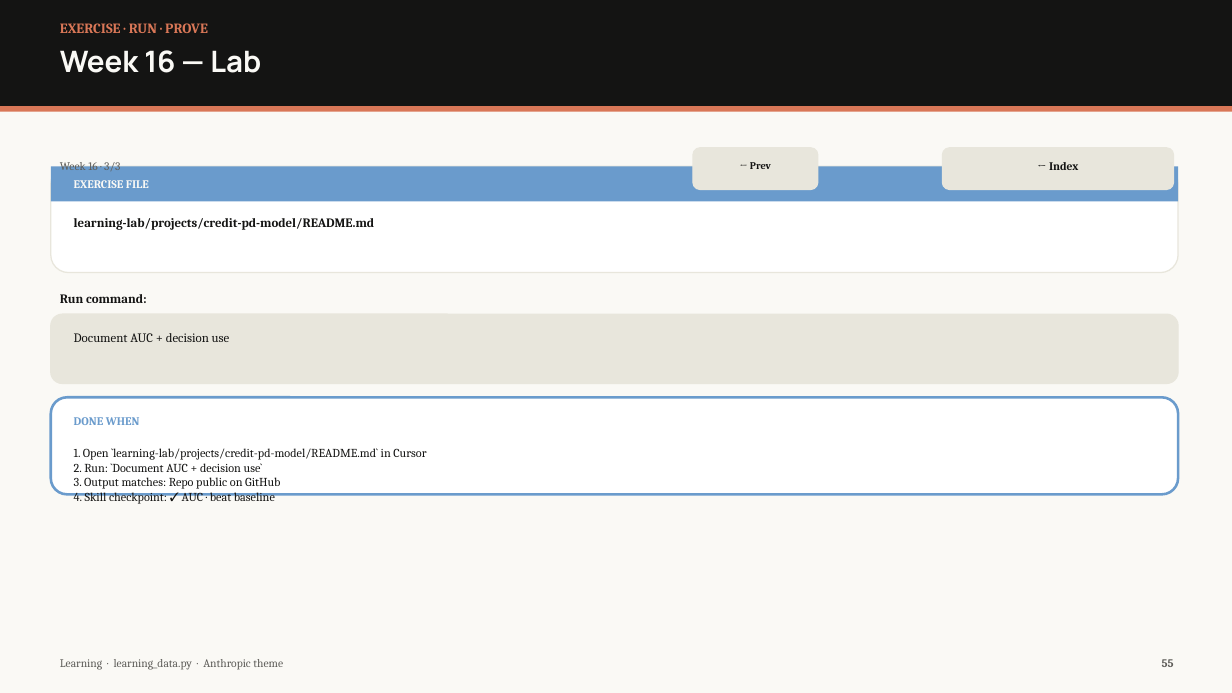
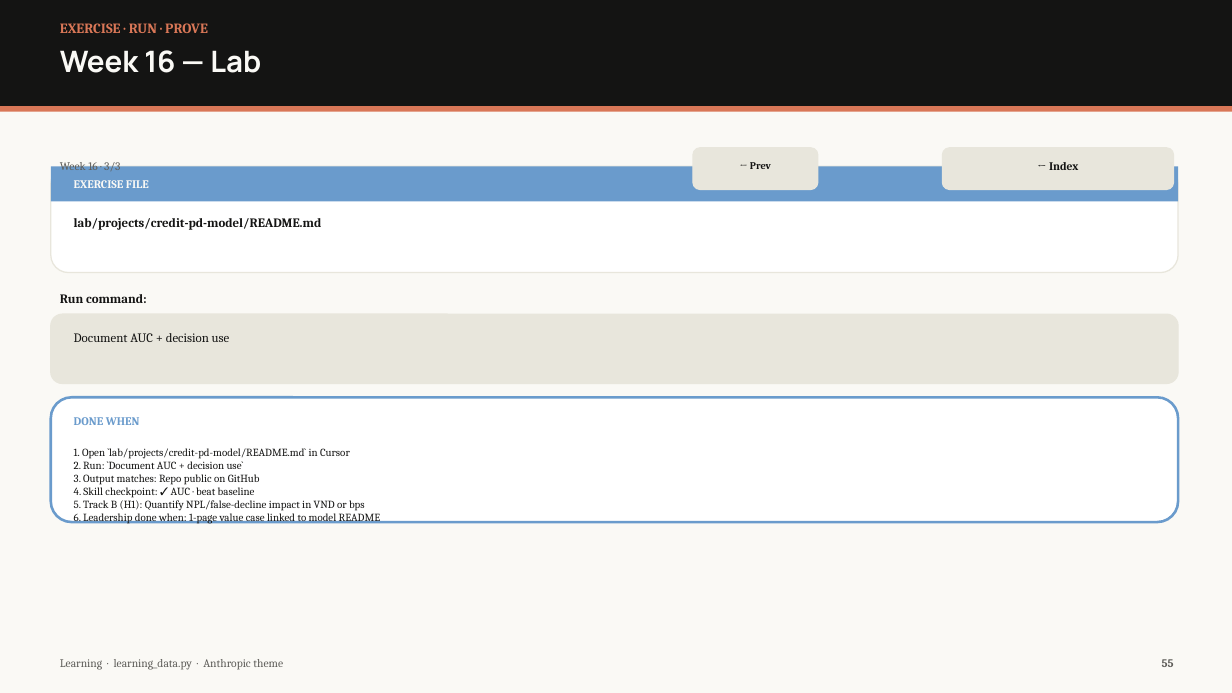
Before and after one commit to taiphan/learning, a slide deck: slide 55 of exports/learning/Learning-Master-Slides.pptx. Drawn at 1232x693 pixels with LibreOffice and Linux fonts; fonts in the diff are those of the drawing. Boxes give left, top, right and bottom in pixels: in the first picture for what was removed or moved away, otherwise in the second. Text is boxed around its words. In the diff, an @@ line names an element or a change of style, - is before the commit and + after.

```diff
--- a/exports/learning/Learning-Master-Slides.pptx
+++ b/exports/learning/Learning-Master-Slides.pptx
@@ text at bbox=[74, 218, 322, 230]: text changed @@
-learning-lab/projects/credit-pd-model/README.md
+lab/projects/credit-pd-model/README.md
@@ rounded rectangle: place and size @@
-rounded rectangle at bbox=[51, 397, 1178, 494]
+rounded rectangle at bbox=[51, 397, 1178, 522]
@@ text at bbox=[74, 448, 380, 524]: text changed; size 9.5 to 8.5 pt @@
-1. Open `learning-lab/projects/credit-pd-model/README.md` in Cursor
-2. Run: `Document AUC + decision use`
-3. Output matches: Repo public on GitHub
-4. Skill checkpoint: ✓ AUC · beat baseline
+1. Open `lab/projects/credit-pd-model/README.md` in Cursor
+2. Run: `Document AUC + decision use`
+3. Output matches: Repo public on GitHub
+4. Skill checkpoint: ✓ AUC · beat baseline
+5. Track B (H1): Quantify NPL/false-decline impact in VND or bps
+6. Leadership done when: 1-page value case linked to model README
```
Also in this commit, not shown: 76 other slides changed, 1 slide added, 9 other files.
